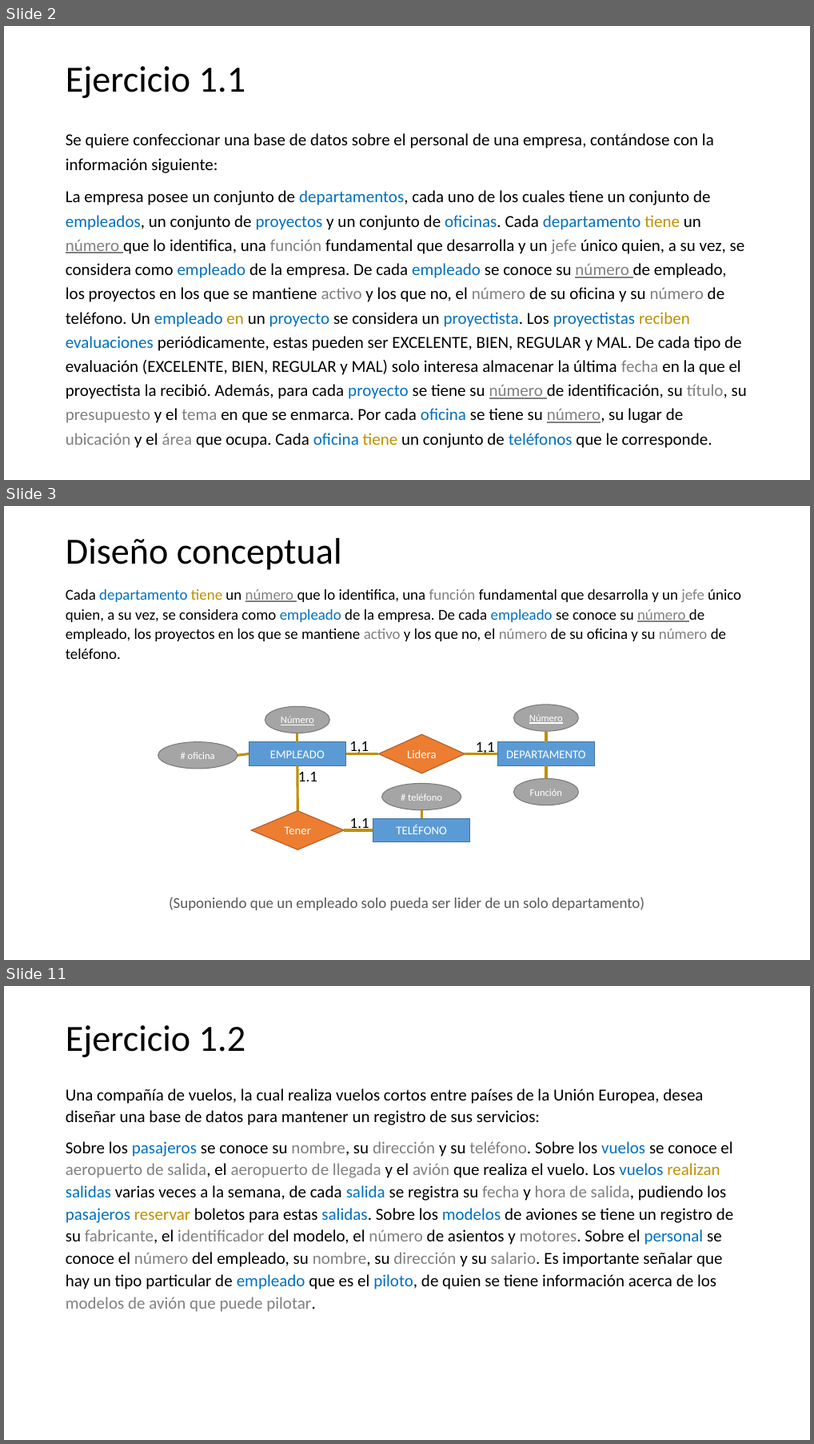
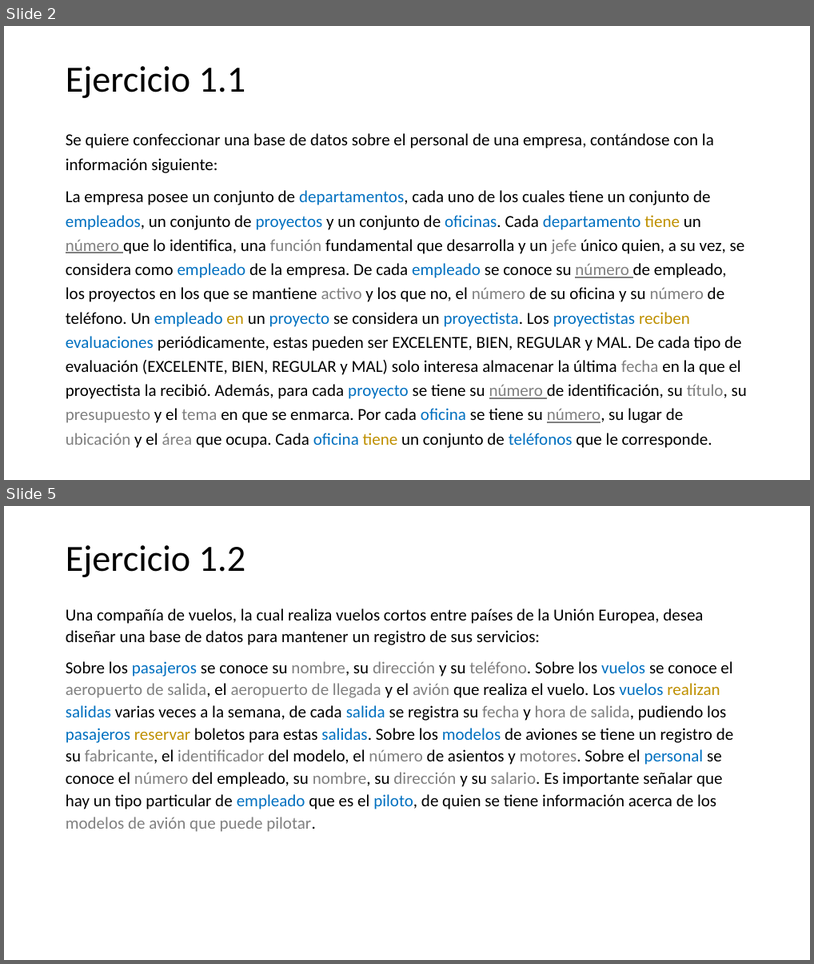
Before and after one commit to anuno61044/Computer-Science-UH, a slide deck: base_de_datos_I/clases_practicas/LAB_02 (solution).pptx. Shown one above the other, each under a label of ours: slides 2, 3 and 11 before the commit, slides 2 and 5 after it; the slides between them are not shown. The pictures are 814x1444 and 814x964 pixels, drawn with LibreOffice and Linux fonts; fonts in the diff are those of the drawing. Boxes give left, top, right and bottom in pixels: in the first picture for what was removed or moved away, otherwise in the second. Text is boxed around its words. In the diff, an @@ line names an element or a change of style, - is before the commit and + after.

```diff
--- a/base_de_datos_I/clases_practicas/LAB_02 (solution).pptx
+++ b/base_de_datos_I/clases_practicas/LAB_02 (solution).pptx
@@ slide 3 removed at bbox=[4, 506, 810, 960], background #FFFFFF @@
@@ title removed at bbox=[66, 538, 342, 570] @@
-Diseño conceptual
@@ text removed at bbox=[66, 589, 742, 659] @@
-Cada departamento tiene un número que lo identifica, una función fundamental que desarrolla y un jefe único quien, a su vez, se considera como empleado de la empresa. De cada empleado se conoce su número de empleado, los proyectos en los que se mantiene activo y los que no, el número de su oficina y su número de teléfono.
@@ ellipse removed at bbox=[266, 706, 330, 733] @@
-Número
@@ ellipse removed at bbox=[514, 704, 578, 731] @@
-Número
@@ ellipse removed at bbox=[158, 742, 238, 768] @@
-# oficina
@@ rectangle removed at bbox=[249, 742, 346, 765] @@
-EMPLEADO
@@ line removed from (298, 733) to (298, 742) @@
@@ text removed at bbox=[350, 741, 369, 755] @@
-1,1
@@ diamond removed at bbox=[379, 734, 466, 772] @@
-Lidera
@@ text removed at bbox=[476, 741, 495, 755] @@
-1,1
@@ rectangle removed at bbox=[498, 742, 595, 765] @@
-DEPARTAMENTO
@@ line removed from (546, 731) to (546, 742) @@
@@ line removed from (249, 754) to (238, 756) @@
@@ line removed from (298, 765) to (298, 810) @@
@@ text removed at bbox=[298, 768, 318, 785] @@
-1.1
@@ line removed from (346, 754) to (379, 754) @@
@@ line removed from (465, 754) to (498, 754) @@
@@ line removed from (546, 765) to (546, 778) @@
@@ ellipse removed at bbox=[382, 783, 462, 810] @@
-# teléfono
@@ ellipse removed at bbox=[514, 778, 578, 805] @@
-Función
@@ diamond removed at bbox=[251, 810, 344, 849] @@
-Tener
@@ line removed from (422, 810) to (422, 818) @@
@@ line removed from (344, 830) to (373, 830) @@
@@ text removed at bbox=[350, 818, 370, 832] @@
-1.1
@@ rectangle removed at bbox=[373, 818, 470, 842] @@
-TELÉFONO
@@ text removed at bbox=[169, 896, 645, 910] @@
-(Suponiendo que un empleado solo pueda ser lider de un solo departamento)
@@ what was slide 11 is now slide 5 @@
```
Also in this commit, not shown: 4 slides changed, 6 other slides removed, 7 other files.
